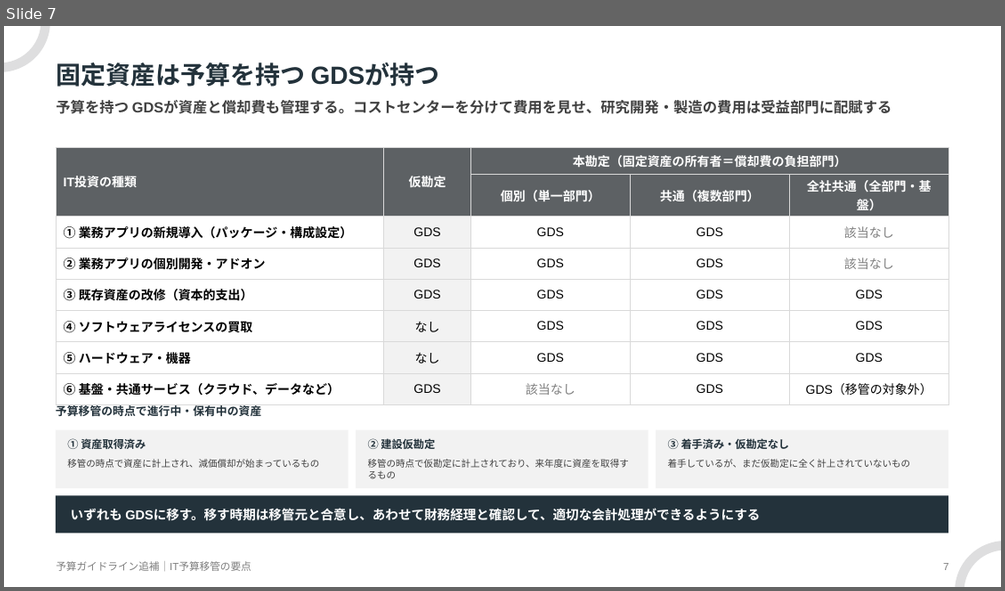
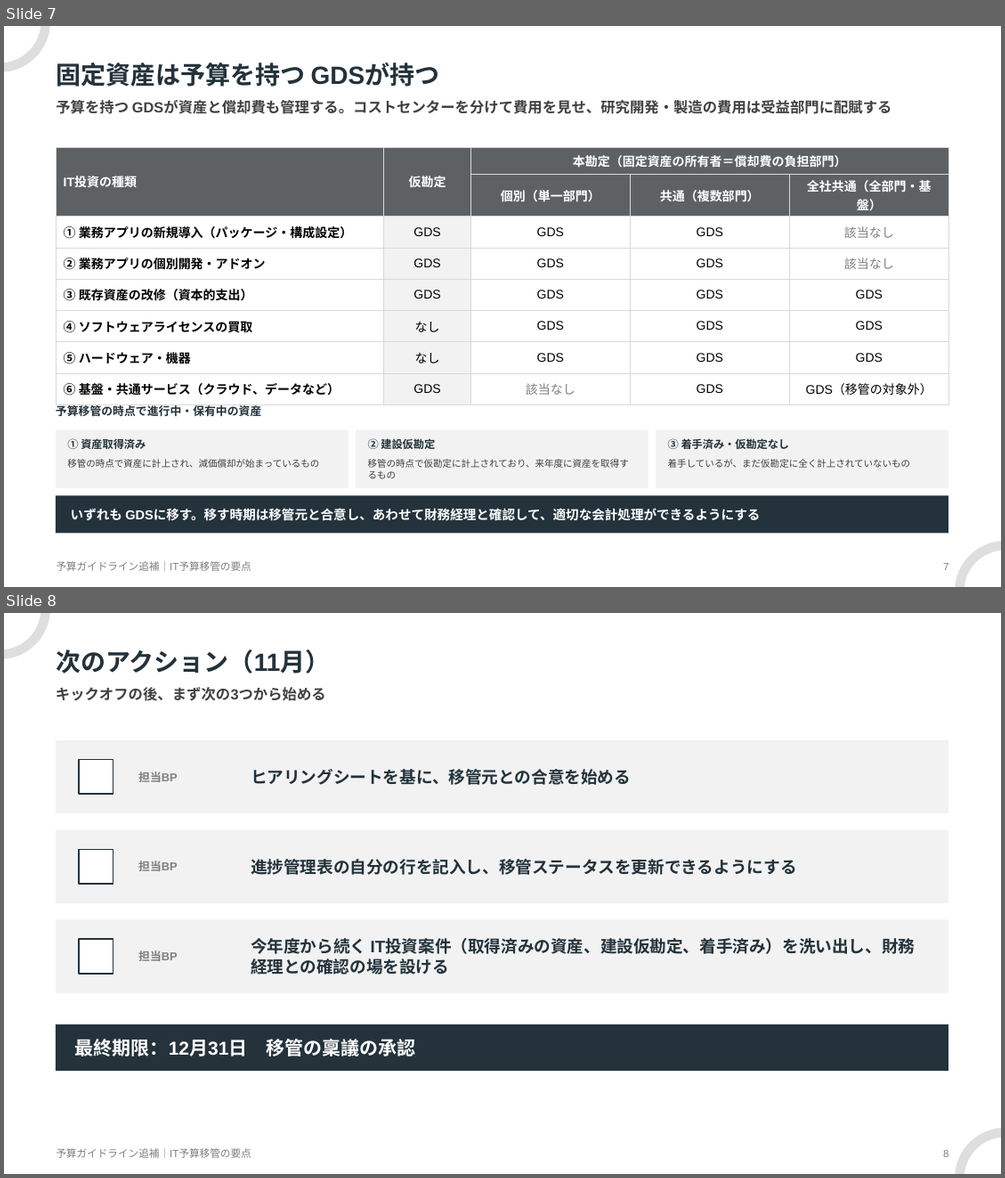
Before and after one commit to hiroyasu-komaki/temp, a slide deck: budget-transfer/kickoff/IT予算移管の要点_予算ガイドライン追補_2026-11.pptx. Shown one above the other, each under a label of ours: slide 7 before the commit, slides 7 and 8 after it. The pictures are 1005x591 and 1005x1178 pixels, drawn with LibreOffice and Linux fonts; fonts in the diff are those of the drawing. Boxes give left, top, right and bottom in pixels: in the first picture for what was removed or moved away, otherwise in the second. Text is boxed around its words. In the diff, an @@ line names an element or a change of style, - is before the commit and + after.

```diff
--- a/budget-transfer/kickoff/IT予算移管の要点_予算ガイドライン追補_2026-11.pptx
+++ b/budget-transfer/kickoff/IT予算移管の要点_予算ガイドライン追補_2026-11.pptx
@@ slide 8 added at [4,613,1001,1174], background #FFFFFF; not listed: 3 template elements that a slide beside it also shows @@
@@ title added at [56,649,330,674], 24 pt, text #23323B, bold @@
+次のアクション（11月）
@@ text added at [56,687,326,701], 14 pt, text #404040, bold @@
+キックオフの後、まず次の3つから始める
@@ rectangle added at [56,740,948,813], fill #F2F2F2 @@
@@ rectangle added at [79,760,113,794], fill #FFFFFF, outline #23323B 1.5 pt @@
@@ text added at [138,771,178,782], 11 pt, text #7F7F7F, bold @@
+担当BP
@@ text added at [251,769,631,785], 16 pt, text #23323B, bold @@
+ヒアリングシートを基に、移管元との合意を始める
@@ rectangle added at [56,830,948,903], fill #F2F2F2 @@
@@ rectangle added at [79,850,113,884], fill #FFFFFF, outline #23323B 1.5 pt @@
@@ text added at [138,860,178,871], 11 pt, text #7F7F7F, bold @@
+担当BP
@@ text added at [251,859,797,875], 16 pt, text #23323B, bold @@
+進捗管理表の自分の行を記入し、移管ステータスを更新できるようにする
@@ rectangle added at [56,919,948,993], fill #F2F2F2 @@
@@ rectangle added at [79,939,113,973], fill #FFFFFF, outline #23323B 1.5 pt @@
@@ text added at [138,950,178,961], 11 pt, text #7F7F7F, bold @@
+担当BP
@@ text added at [251,938,915,974], 16 pt, text #23323B, bold @@
+今年度から続く IT投資案件（取得済みの資産、建設仮勘定、着手済み）を洗い出し、財務経理との確認の場を設ける
@@ rectangle added at [56,1024,948,1070], fill #23323B @@
@@ text added at [75,1038,415,1056], 18 pt, text #FFFFFF, bold @@
+最終期限：12月31日 移管の稟議の承認
@@ page number added at [943,1150,948,1157], 10 pt, text #7F7F7F @@
+8
```
Also in this commit, not shown: 2 slides changed, 3 other files.
